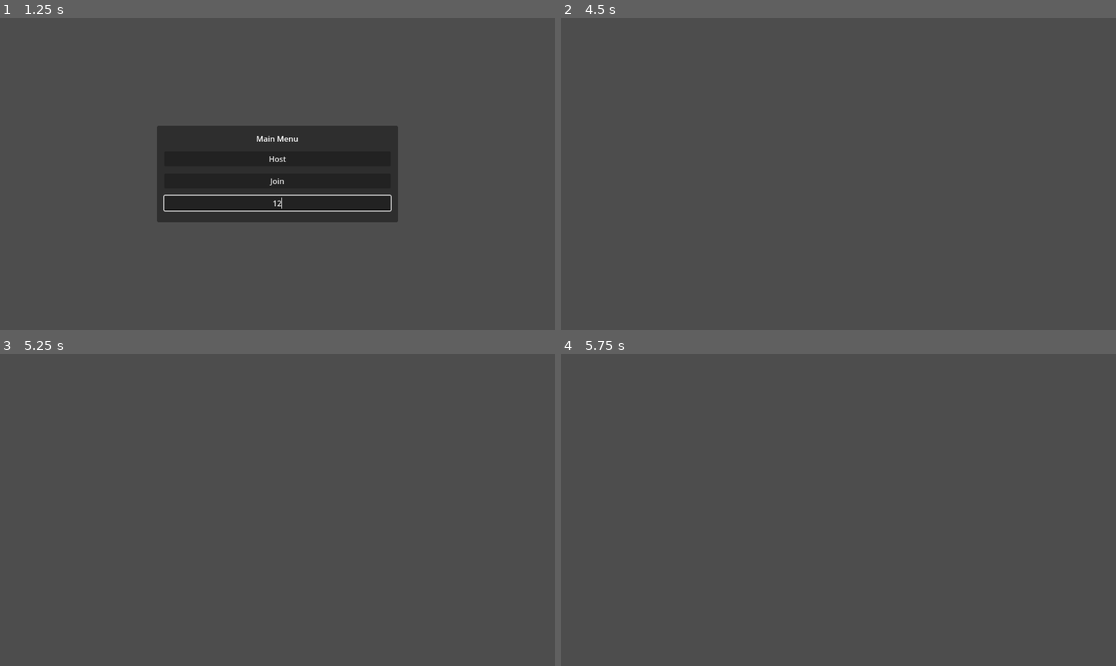
Above: before the commit, frames 1-4 (two rows, left to right).
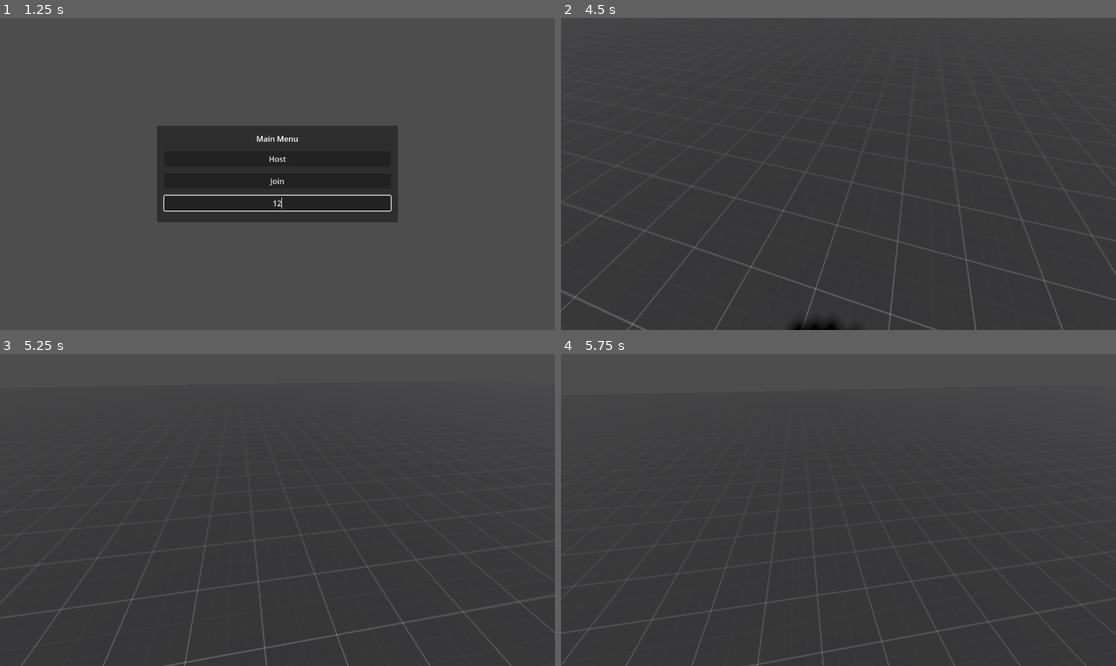
Above: after the commit, the same moments.

Repository: FailedIndustry/Industrial-Failure
Game: Godot game, scene res://node_3d.tscn
The game is run twice, just before and just after one commit, with the same random seed, the same clock (stepped at 60 frames per second) and the same inputs.
Inputs (mouse positions are in pixels of both pictures, inside the frame that each line leads up to):
- Up to frame 1 (1.25 s): click (277, 202) at 0.52 s; type "12" at 0.6 s
- Up to frame 2 (4.5 s): click "Host" at 1.25 s; tap Enter at 2, 2.1, 3.6, 4.25 s; move the mouse to (960, 158) at 2.02 s; hold D (right) 2.03-2.78 s; click (960, 158) at 2.17 s; tap Space (jump) at 2.27, 2.75, 3.02 s; move the mouse to (727, 189) at 2.77 s; hold S (down) 2.78-3.53 s; tap F at 2.85, 4.35 s; move the mouse to (894, 105) at 3.52 s; hold D (right) 3.53-4.28 s; move the mouse to (810, 236) at 4.27 s; hold W (up) from 4.28 s (still down); click (810, 236) at 4.42 s
- Up to frame 3 (5.25 s): tap Space (jump) at 4.52 s; move the mouse to (444, 556) at 5.02 s; release W (up) at 5.03 s; hold A (left) from 5.03 s (still down); tap Enter at 5.1 s
- Up to frame 4 (5.75 s): keep holding A (left); tap Space (jump) at 5.27 s

Frame 1 is identical in both runs. In frame 2, 0.6% of the frame differs, in the area x 2-91%, y 66-100%; in frame 3, less than 0.1%; in frame 4, less than 0.1%.
Error before the commit: Cannot call method 'queue_free' on a null value. (res://node_3d.gd:40)

Commit message:
error handling

Diff:
--- /dev/null
+++ b/Main.gd
@@ -0,0 +1,152 @@
+extends Node
+
+@onready var main_menu = $CanvasLayer/MainMenu
+@onready var address_eny = $CanvasLayer/MainMenu/MarginContainer/VBoxContainer/AddressEntry
+
+const PLAYER = preload("res://player.tscn")
+const PORT = 5413
+var enet_peer = ENetMultiplayerPeer.new()
+
+enum GenericResult {
+	OK,
+	SoftError,
+	HardError
+}
+
+# Called when the node enters the scene tree for the first time.
+func _ready():
+	Logger.debug("Main scene ready")
+
+
+# Called every frame. 'delta' is the elapsed time since the previous frame.
+func _process(delta):
+	pass
+
+func _unhandled_input(event):
+	if Input.is_action_just_pressed("quit"):
+		Logger.info("Exiting game")
+		get_tree().quit()
+
+func retry_function(process: Callable, retries: int) -> GenericResult:
+	# Timer for retries
+	var timer: Timer
+	var start_timer = func():
+		if not timer:
+			timer = Timer.new()
+			timer.set_wait_time(1)
+		self.add_child(timer)
+		timer.start()
+
+	var exit = func(exit_code: GenericResult):
+		if timer: timer.queue_free()
+		return exit_code
+
+	for i in retries:
+		match process.call():
+			GenericResult.OK:
+				return exit.call(GenericResult.OK)
+			GenericResult.HardError:
+				return exit.call(GenericResult.HardError)
+		Logger.debug("\tUnable to handle process. Retrying")
+
+		start_timer.call()
+
+	return exit.call(GenericResult.SoftError)
+
+func _on_host_button_pressed() -> GenericResult:
+	Logger.info("Creating host server")
+	main_menu.hide()
+
+	var server_start = func() -> GenericResult:
+		if not enet_peer.create_server(PORT) == Error.OK:
+			return GenericResult.OK
+		else:
+			return GenericResult.SoftError
+
+	var upnp_start = func() -> GenericResult:
+		if upnp_setup(): return GenericResult.SoftError
+		else: return GenericResult.OK
+
+	match retry_function(server_start, 5):
+		GenericResult.SoftError:
+			Logger.error("Unable to create Server")
+			return GenericResult.SoftError
+		GenericResult.HardError:
+			Logger.error("Hard error occured while starting UPNP")
+			return GenericResult.HardError
+		GenericResult.OK:
+			Logger.info("Created UPNP")
+
+	Logger.debug("\tCreated server on localhost:%s" % PORT)
+
+	# match retry_function(upnp_start, 5):
+	#	GenericResult.SoftError:
+	#		Logger.error("Unable to create UPNP")
+	#		return GenericResult.SoftError
+	#	GenericResult.HardError:
+	#		Logger.error("Hard error occured while starting UPNP")
+	#		return GenericResult.HardError
+	#	GenericResult.OK:
+	#		Logger.info("Created UPNP")
+
+
+	multiplayer.multiplayer_peer = enet_peer
+	multiplayer.peer_connected.connect(add_player)
+	multiplayer.peer_disconnected.connect(remove_player)
+
+	var host_player = multiplayer.get_unique_id()
+	add_player(host_player)
+	Logger.debug("\tConnected host player (id: %s) to server" % host_player)
+
+	Logger.info("Created Server")
+	return GenericResult.OK
+
+func remove_player(peer_id):
+	Logger.info("Removing player from scene")
+	Logger.debug("\tPlayer: %s" % peer_id)
+	var player = get_node_or_null(str(peer_id))
+	if player:
+		player.queue_free()
+	else:
+		Logger.warn("\tAttempted to remove non-existant player")
+
+func _on_join_button_pressed():
+	var remote_server = "localhost"
+	Logger.info("Joining server")
+	Logger.debug("\tServer: %s:%d" % [remote_server, PORT])
+
+	main_menu.hide()
+
+	enet_peer.create_client(remote_server, PORT)
+	multiplayer.multiplayer_peer = enet_peer
+	Logger.info("Connected to server")
+
+func add_player(peer_id):
+	Logger.info("Creating player")
+	Logger.debug("Player id: %s" % peer_id)
+
+	var player = PLAYER.instantiate()
+	player.name = str(peer_id)
+	add_child(player)
+	Logger.info("Created Player")
+
+func upnp_setup() -> GenericResult:
+	Logger.info("Setting up UPNP")
+	var upnp = UPNP.new()
+
+	var discover_result = upnp.discover()
+	if discover_result != UPNP.UPNP_RESULT_SUCCESS:
+		Logger.error("UPNP Discover Failed (err %s)" % discover_result)
+		return GenericResult.SoftError
+
+	if not upnp.get_gateway() or not upnp.get_gateway().is_valid_gateway():
+		Logger.error("UPNP Invalid Gateway")
+		return GenericResult.SoftError
+
+	var map_result = upnp.add_port_mapping(PORT)
+	if map_result != UPNP.UPNP_RESULT_SUCCESS:
+		Logger.error("UPNP Port Mapping Failed (err %s)" % map_result)
+		return GenericResult.SoftError
+
+	Logger.info("Created UPNP successfully at %s" % upnp.query_external_address())
+	return GenericResult.OK
--- a/node_3d.gd
+++ /dev/null
@@ -1,98 +0,0 @@
-extends Node
-
-@onready var main_menu = $CanvasLayer/MainMenu
-@onready var address_eny = $CanvasLayer/MainMenu/MarginContainer/VBoxContainer/AddressEntry
-
-const PLAYER = preload("res://player.tscn")
-const PORT = 5413
-var enet_peer = ENetMultiplayerPeer.new()
-
-# Called when the node enters the scene tree for the first time.
-func _ready():
-	Logger.debug("Main scene ready")
-
-
-# Called every frame. 'delta' is the elapsed time since the previous frame.
-func _process(delta):
-	pass
-
-func _unhandled_input(event):
-	if Input.is_action_just_pressed("quit"):
-		Logger.info("Exiting game")
-		get_tree().quit()
-
-
-func _on_host_button_pressed():
-	Logger.info("Creating host server")
-	main_menu.hide()
-
-	var timer: Timer
-	for i in 5:
-		if enet_peer.create_server(PORT): break
-
-		Logger.warn("Unable to create enet host. Retrying")
-		if not timer:
-			timer = Timer.new()
-			timer.set_wait_time(1)
-		self.add_child(timer)
-		timer.start()
-
-	timer.queue_free()
-
-	Logger.debug("\tCreated server on localhost:%s" % PORT)
-
-	multiplayer.multiplayer_peer = enet_peer
-	multiplayer.peer_connected.connect(add_player)
-	multiplayer.peer_disconnected.connect(remove_player)
-
-	var host_player = multiplayer.get_unique_id()
-	add_player(host_player)
-	Logger.debug("\tConnected host player (id: %s) to server" % host_player)
-	Logger.info("Created Server")
-
-func remove_player(peer_id):
-	Logger.info("Removing player from scene")
-	Logger.debug("\tPlayer: %s" % peer_id)
-	var player = get_node_or_null(str(peer_id))
-	if player:
-		player.queue_free()
-	else:
-		Logger.warn("\tAttempted to remove non-existant player")
-
-func _on_join_button_pressed():
-	var remote_server = "localhost"
-	Logger.info("Joining server")
-	Logger.debug("\tServer: %s:%d" % [remote_server, PORT])
-
-	main_menu.hide()
-
-	enet_peer.create_client(remote_server, PORT)
-	multiplayer.multiplayer_peer = enet_peer
-	Logger.info("Connected to server")
-
-func add_player(peer_id):
-	Logger.info("Creating player")
-	Logger.debug("Player id: %s" % peer_id)
-
-	var player = PLAYER.instantiate()
-	player.name = str(peer_id)
-	add_child(player)
-	Logger.info("Created Player")
-
-func upnp_setup():
-	Logger.info("Setting up UPNP")
-	var upnp = UPNP.new()
-
-	var discover_result = upnp.discover()
-	assert(discover_result == UPNP.UPNP_RESULT_SUCCESS, \
-		"UPNP Discover Failed (err %s)" % discover_result)
-
-	assert(upnp.get_gateway() \
-			and upnp.get_gateway().is_valid_gateway(), \
-		"UPNP Invalid Gateway")
-
-	var map_result = upnp.add_port_mapping(PORT)
-	assert(map_result == UPNP.UPNP_RESULT_SUCCESS, \
-		"UPNP Port Mapping Failed (err %s)" % map_result)
-
-	Logger.info("Created UPNP Successfully")
--- a/node_3d.tscn
+++ b/node_3d.tscn
@@ -1,10 +1,10 @@
 [gd_scene load_steps=3 format=3 uid="uid://q7ava2ndfeyd"]
 
 [ext_resource type="PackedScene" uid="uid://dndmrhxy0lg5b" path="res://world_environment.tscn" id="1_35n66"]
-[ext_resource type="Script" path="res://node_3d.gd" id="1_g77pr"]
+[ext_resource type="Script" path="res://Main.gd" id="1_hty0h"]
 
 [node name="Main" type="Node"]
-script = ExtResource("1_g77pr")
+script = ExtResource("1_hty0h")
 
 [node name="Game" type="Node3D" parent="."]
 
